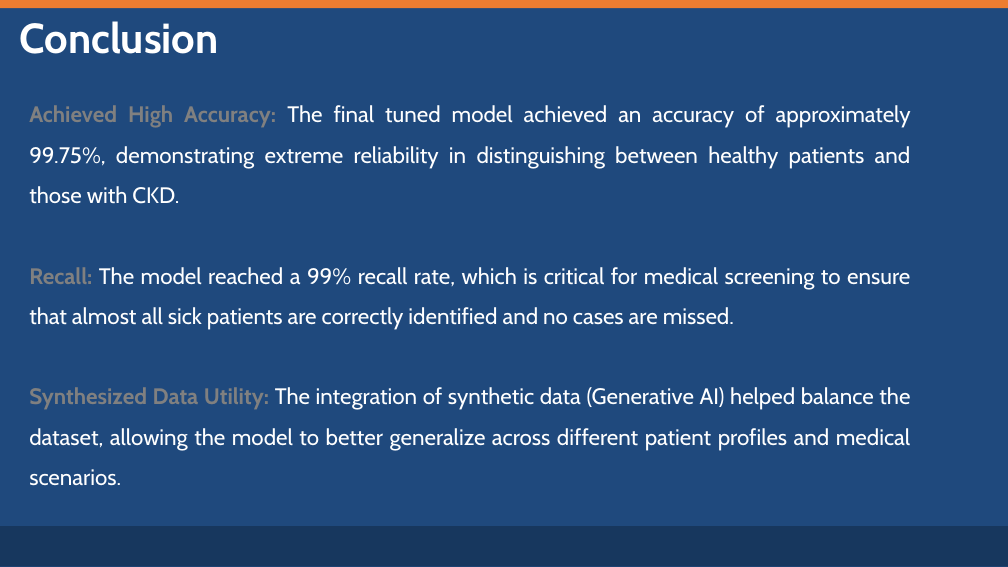
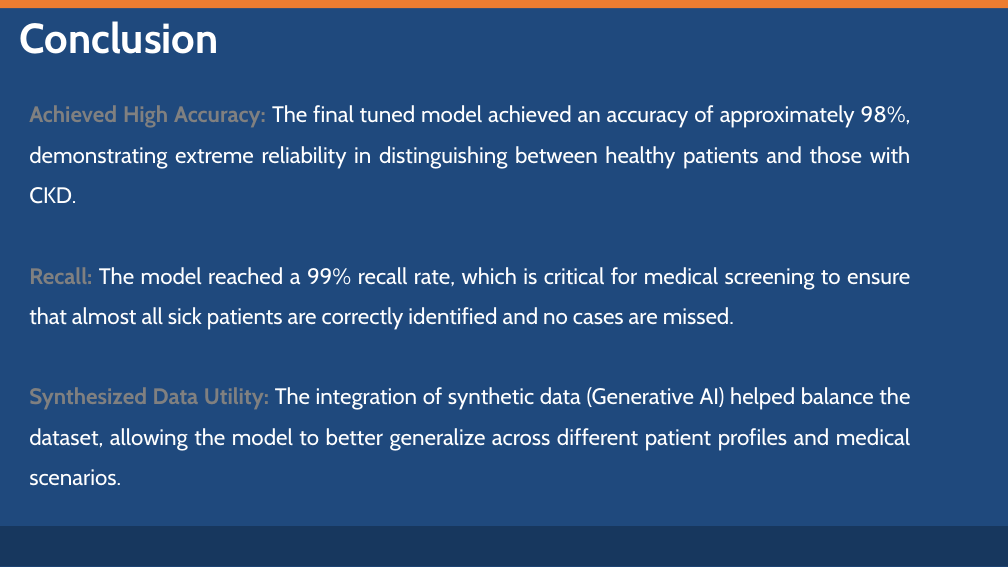
Before and after one commit to feredj/predict-kidney-disease-presence, a slide deck: slide 11 of CKD_Presentation.pptx. Drawn at 1008x567 pixels with LibreOffice and Linux fonts; fonts in the diff are those of the drawing. Boxes give left, top, right and bottom in pixels: in the first picture for what was removed or moved away, otherwise in the second. Text is boxed around its words. In the diff, an @@ line names an element or a change of style, - is before the commit and + after.

```diff
--- a/CKD_Presentation.pptx
+++ b/CKD_Presentation.pptx
@@ text at [29, 105, 911, 204]: text changed @@
-Achieved High Accuracy: The final tuned model achieved an accuracy of approximately 99.75%, demonstrating extreme reliability in distinguishing between healthy patients and those with CKD.
+Achieved High Accuracy: The final tuned model achieved an accuracy of approximately 98%, demonstrating extreme reliability in distinguishing between healthy patients and those with CKD.
```
Also in this commit, not shown: 1 other slide changed, 1 other file.
